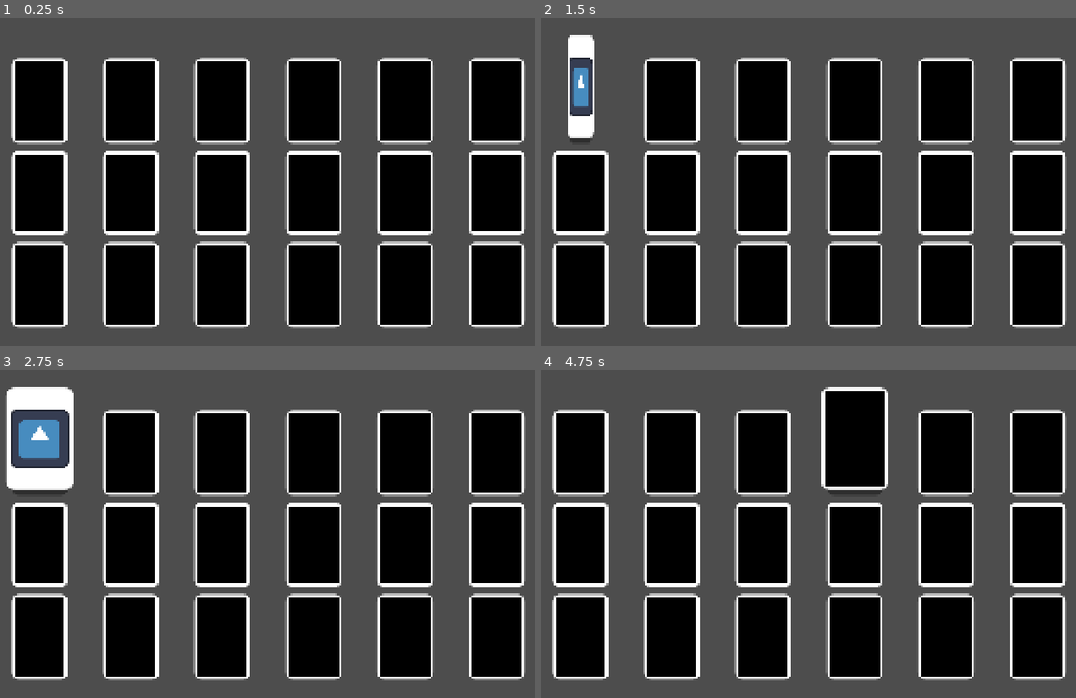
Above: before the commit, frames 1-4 (two rows, left to right).
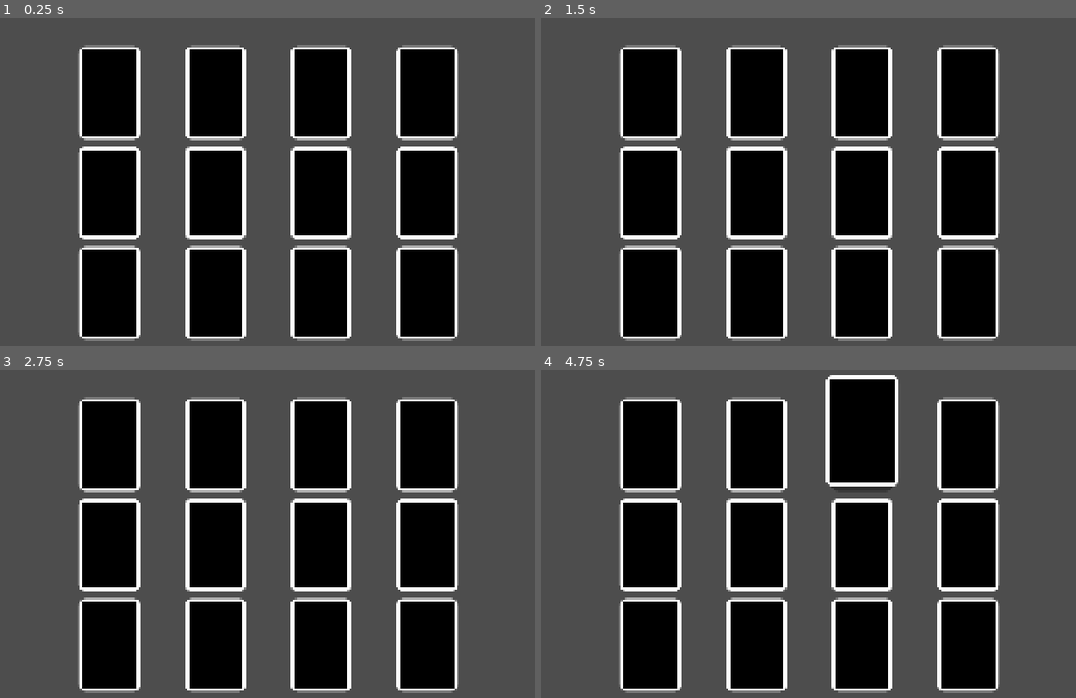
Above: after the commit, the same moments.

Repository: Raisinaut/summer-slow-jam-2026
Game: Godot game, scene res://gameplay/levels/level.tscn
The game is run twice, just before and just after one commit, with the same random seed, the same clock (stepped at 60 frames per second) and the same inputs. Before the commit the project starts from res://gameplay/card_grid/card_grid.tscn. The engine's default icon, where the game draws it, is replaced by a stand-in: a white triangle on a blue panel in a dark square.
Inputs (mouse positions are in pixels of both pictures, inside the frame that each line leads up to):
- Up to frame 1 (0.25 s): no input
- Up to frame 2 (1.5 s): click (578, 100) at 0.52 s; click (578, 100) at 1.27 s
- Up to frame 3 (2.75 s): click (37, 452) at 2.02 s
- Up to frame 4 (4.75 s): tap Enter at 2.75, 4.25 s; move the mouse to (958, 527) at 2.77 s; tap Space at 3.5 s; move the mouse to (674, 563) at 3.52 s; move the mouse to (878, 461) at 4.27 s

The runs differ from the first frame. In frame 1, 44% of the frame differs, in the area x 2-99%, y 8-99%; in frame 2, 43%; in frame 3, 45%, in the area x 0-99%, y 5-99%; in frame 4, 44%.

Commit message:
Card matching + Deck generation + Card data Generation is currently just values, but the concept is built around even distribution of elements throughout the deck.

Diff:
--- a/automatic_card_swap_idea/godot/gameplay/card/card.gd
+++ b/automatic_card_swap_idea/godot/gameplay/card/card.gd
@@ -1,17 +1,20 @@
 class_name Card
 extends Node2D
 
-var face_up : bool = false :
-	set(val):
-		face_up = val
-		front.visible = face_up
-		back.visible = not face_up
+signal started_flip()
+signal ended_flip()
 
+var face_up : bool = false : set = set_face_up
 var scale_tween : Tween = null
 var mouseover_tween : Tween = null
+var flash_tween : Tween = null
 var size : Vector2 : set = set_size
+var flip_duration : float = 0.4
+
+var data : CardData = null : set = set_data
 
 @onready var visuals: Control = %Visuals
+@onready var glow: Panel = %Glow
 @onready var panel: PanelContainer = %Panel
 @onready var shadow: Panel = %Shadow
 @onready var front: MarginContainer = %Front
@@ -19,25 +22,30 @@
 @onready var press_detection: Button = %PressDetection
 
 func _ready() -> void:
-	face_up = face_up
+	face_up = false
 	press_detection.pressed.connect(flip)
 	press_detection.mouse_entered.connect(_on_press_detection_mouse_entered)
 	press_detection.mouse_exited.connect(_on_press_detection_mouse_exited)
+	glow.modulate.a = 0.0
 
 func flip() -> void:
 	if animating_flip():
 		return
+	started_flip.emit()
 	scale_tween = create_tween().set_trans(Tween.TRANS_SINE)
 	scale_tween.set_ease(Tween.EASE_IN)
-	scale_tween.tween_property(visuals, "scale:x", 0, 0.2)
+	scale_tween.tween_property(visuals, "scale:x", 0, flip_duration / 2)
 	scale_tween.set_ease(Tween.EASE_OUT)
-	scale_tween.tween_property(visuals, "scale:x", 1, 0.2)
+	scale_tween.tween_property(visuals, "scale:x", 1, flip_duration / 2)
 	await scale_tween.step_finished
 	face_up = not face_up
+	await scale_tween.step_finished
+	ended_flip.emit()
 
 func animating_flip() -> bool:
 	return scale_tween and scale_tween.is_running()
 
+## Update card size and sync related node sizes.
 func set_size(val) -> void:
 	panel.size = val
 	panel.position = -val * 0.5
@@ -52,11 +60,45 @@
 func _on_press_detection_mouse_entered() -> void:
 	if mouseover_tween: mouseover_tween.kill()
 	mouseover_tween = create_tween().set_ease(Tween.EASE_OUT).set_trans(Tween.TRANS_SINE)
-	mouseover_tween.tween_property(panel, "offset_transform_position:y", -40, 0.1)
-	mouseover_tween.parallel().tween_property(panel, "offset_transform_scale", Vector2.ONE * 1.2, 0.1)
+	mouseover_tween.tween_property(panel, "offset_transform_position:y", -40, 0.15)
+	mouseover_tween.parallel().tween_property(panel, "offset_transform_scale", Vector2.ONE * 1.2, 0.15)
 
 func _on_press_detection_mouse_exited() -> void:
 	if mouseover_tween: mouseover_tween.kill()
 	mouseover_tween = create_tween().set_ease(Tween.EASE_OUT).set_trans(Tween.TRANS_SINE)
-	mouseover_tween.tween_property(panel, "offset_transform_position:y", 0, 0.1)
-	mouseover_tween.parallel().tween_property(panel, "offset_transform_scale", Vector2.ONE, 0.1)
+	mouseover_tween.tween_property(panel, "offset_transform_position:y", 0, 0.15)
+	mouseover_tween.parallel().tween_property(panel, "offset_transform_scale", Vector2.ONE, 0.15)
+
+func flash() -> Tween:
+	glow.modulate.a = 0.3
+	if flash_tween: flash_tween.kill()
+	flash_tween = create_tween().set_ease(Tween.EASE_OUT).set_trans(Tween.TRANS_SINE)
+	flash_tween.tween_property(glow, "modulate:a", 0.0, 0.8)
+	return flash_tween
+
+func set_interaction_disabled(disabled : bool) -> void:
+	if disabled:
+		press_detection.mouse_filter = Control.MOUSE_FILTER_IGNORE
+		#tween_brightness(0.6)
+	else:
+		#tween_brightness(1.0)
+		press_detection.mouse_filter = Control.MOUSE_FILTER_STOP
+
+func tween_brightness(amount : float) -> void:
+	var t = create_tween()
+	t.tween_property(self, "modulate", Color(amount, amount, amount), 0.2)
+
+
+# SETTERS ----------------------------------------------------------------------
+func set_face_up(state) -> void:
+	face_up = state
+	front.visible = face_up
+	back.visible = not face_up
+	# disable clicking when face up
+	press_detection.disabled = face_up
+
+func set_data(val : CardData) -> void:
+	if not is_node_ready():
+		await ready
+	data = val
+	%TestLabel.text = str(data.value)
--- a/automatic_card_swap_idea/godot/gameplay/card/card.tscn
+++ b/automatic_card_swap_idea/godot/gameplay/card/card.tscn
@@ -3,8 +3,13 @@
 [ext_resource type="Script" uid="uid://dcpka2yohlos6" path="res://gameplay/card/card.gd" id="1_8mlfh"]
 [ext_resource type="Texture2D" uid="uid://nhbem8oawukj" path="res://icon.svg" id="1_tked8"]
 [ext_resource type="StyleBox" uid="uid://ckalkq62vh5xt" path="res://theme/card/card_panel.tres" id="2_es77v"]
+[ext_resource type="StyleBox" uid="uid://cp4jmotui0dpc" path="res://theme/card/card_glow.tres" id="4_jmtjd"]
 
 [sub_resource type="StyleBoxEmpty" id="StyleBoxEmpty_bvnae"]
+
+[sub_resource type="LabelSettings" id="LabelSettings_bvnae"]
+font_size = 150
+font_color = Color(0, 0, 0, 1)
 
 [node name="Card" type="Node2D" unique_id=38919468]
 script = ExtResource("1_8mlfh")
@@ -61,14 +66,23 @@
 theme_override_constants/margin_bottom = 10
 
 [node name="FrontTexture" type="TextureRect" parent="Visuals/Panel/Front" unique_id=1437854727]
+visible = false
 layout_mode = 2
 mouse_filter = 2
 texture = ExtResource("1_tked8")
 expand_mode = 1
 stretch_mode = 5
 
+[node name="TestLabel" type="Label" parent="Visuals/Panel/Front" unique_id=1272985121]
+unique_name_in_owner = true
+layout_mode = 2
+text = "1"
+label_settings = SubResource("LabelSettings_bvnae")
+horizontal_alignment = 1
+
 [node name="Back" type="MarginContainer" parent="Visuals/Panel" unique_id=1880540779]
 unique_name_in_owner = true
+visible = false
 layout_mode = 2
 mouse_filter = 2
 theme_override_constants/margin_left = 10
@@ -84,6 +98,13 @@
 expand_mode = 1
 stretch_mode = 6
 
+[node name="Glow" type="Panel" parent="Visuals/Panel" unique_id=1472462518]
+unique_name_in_owner = true
+modulate = Color(1, 1, 1, 0)
+layout_mode = 2
+mouse_filter = 2
+theme_override_styles/panel = ExtResource("4_jmtjd")
+
 [node name="Shadow" type="Panel" parent="Visuals" unique_id=889229480]
 unique_name_in_owner = true
 modulate = Color(0, 0, 0, 0.40392157)
--- a/automatic_card_swap_idea/godot/gameplay/card_grid/card_grid.gd
+++ b/automatic_card_swap_idea/godot/gameplay/card_grid/card_grid.gd
@@ -1,14 +1,51 @@
+@tool
+class_name CardGrid
 extends ReferenceRect
 
-@export var columns : int = 4
-@export var rows : int = 3
+@export_range(0, 1, 1, "or_greater") var columns : int = 4 :
+	set(val): columns = val; check_grid_validity()
+@export_range(0, 1, 1, "or_greater") var rows : int = 3 :
+	set(val): rows = val; check_grid_validity()
 @export var card_scene : PackedScene
 @export var spacing : int = 20
+@export var variant_count : int = 4 # must be less than half of the grid size
 
+var data_variants : Array[CardData] = []
+var deck : Array[CardData] = []
 var card_coords : Dictionary[Vector2, Card] = {}
+var first_card : Card = null
+var second_card : Card = null
 
 func _ready() -> void:
+	if Engine.is_editor_hint():
+		return
+	generate_data_variants()
+	generate_deck()
 	populate()
+
+## SETUP -----------------------------------------------------------------------
+func generate_data_variants() -> void:
+	for i in variant_count:
+		var data = CardData.new()
+		data.value = i
+		data_variants.append(data)
+
+func generate_deck() -> void:
+	check_grid_validity()
+	var pair_count : int = round(grid_item_max() / 2.0)
+	var data_variants_copy = data_variants.duplicate(true)
+	for i in pair_count:
+		if data_variants_copy.is_empty():
+			data_variants_copy = data_variants.duplicate(true)
+			print("refresh variants copy")
+		data_variants_copy.shuffle()
+		print("select variant")
+		var data = data_variants_copy.pop_back()
+		print(data.value)
+		# create a pair
+		deck.append(data)
+		deck.append(data)
+
 
 func populate() -> void:
 	var card_spacing = Vector2.ONE * spacing
@@ -17,25 +54,27 @@
 	var card_center_offset = card_area * 0.5
 	for x in columns:
 		for y in rows:
-			var c = create_card("put data here")
+			var c = create_card(draw_shuffled_card_data())
 			var coords = Vector2(x, y)
 			card_coords[coords] = c
 			c.position = card_area * coords + card_center_offset
 			c.ready.connect(maximize_card_size.bind(c, max_card_size))
+			c.started_flip.connect(_on_card_started_flip.bind(c))
 
-func create_card(_data) -> Card:
+## Returns CardData from a shuffled deck and removes it from the pool
+## If drawing is attempted on a depleted deck, the deck is refreshed
+func draw_shuffled_card_data() -> CardData:
+	deck.shuffle()
+	return deck.pop_back()
+
+func create_card(data : CardData) -> Card:
 	var card = card_scene.instantiate()
 	call_deferred("add_child", card)
+	card.data = data
 	return card
 
 func maximize_card_size(card : Card, max_size : Vector2) -> void:
 	card.set_size(fit_vector_proportinally(card.get_size(), max_size))
-
-func get_largest_vector_dimension(vec : Vector2) -> float:
-	if vec.x > vec.y:
-		return vec.x
-	else:
-		return vec.y
 
 func fit_vector_proportinally(original: Vector2, target: Vector2) -> Vector2:
 	var change_percent : float = 0
@@ -46,3 +85,63 @@
 	else:
 		change_percent = y_change_percent
 	return original * change_percent
+
+
+
+# MATCH HANDLING ---------------------------------------------------------------
+func attempt_match(card1 : Card, card2 : Card) -> void:
+	for i in get_children():
+		i.set_interaction_disabled(true)
+
+	if card1.data.value == card2.data.value:
+		await get_tree().create_timer(0.5).timeout
+		correct_match()
+		#await get_tree().create_timer(1.0).timeout
+	else:
+		await get_tree().create_timer(0.8).timeout
+		incorrect_match()
+
+	for i in get_children():
+		i.set_interaction_disabled(false)
+
+func correct_match() -> void:
+	# animate
+	first_card.flash().finished.connect(first_card.queue_free)
+	second_card.flash().finished.connect(second_card.queue_free)
+	## delete
+	#first_card.queue_free()
+	#second_card.queue_free()
+	# reset
+	first_card = null
+	second_card = null
+
+func incorrect_match() -> void:
+	# reset cards
+	var _first_card = first_card
+	var _second_card = second_card
+	first_card = null
+	second_card = null
+	# animate
+	#first_card.shake()
+	#await second_card.shake().finished
+	await _first_card.flip()
+	await _second_card.flip()
+
+func _on_card_started_flip(card: Card) -> void:
+	# only consider cards that are flipping toward face up,
+	# not cards that are starting to flip while already facing up
+	if card.face_up: return
+	if !first_card:
+		first_card = card
+	elif !second_card:
+		second_card = card
+		attempt_match(first_card, second_card)
+
+
+# CHECKS -----------------------------------------------------------------------
+func check_grid_validity() -> void:
+	if grid_item_max() % 2 != 0:
+		push_warning("Grid should have an even number of items.")
+
+func grid_item_max() -> int:
+	return columns * rows
--- a/automatic_card_swap_idea/godot/gameplay/card_grid/card_grid.tscn
+++ b/automatic_card_swap_idea/godot/gameplay/card_grid/card_grid.tscn
@@ -7,14 +7,12 @@
 anchors_preset = 15
 anchor_right = 1.0
 anchor_bottom = 1.0
-offset_left = 183.0
-offset_top = 148.0
-offset_right = -183.0
-offset_bottom = -148.0
+offset_right = -1920.0
+offset_bottom = -1080.0
 grow_horizontal = 2
 grow_vertical = 2
 border_color = Color(0.5494804, 0.5610475, 1.92523e-07, 1)
 border_width = 8.0
 script = ExtResource("1_p3vks")
-columns = 6
 card_scene = ExtResource("2_h4w2n")
+variant_count = null
--- /dev/null
+++ b/automatic_card_swap_idea/godot/gameplay/levels/level.tscn
@@ -0,0 +1,11 @@
+[gd_scene format=3 uid="uid://nkx3pxwjthab"]
+
+[ext_resource type="PackedScene" uid="uid://bevgixiukmncn" path="res://gameplay/card_grid/card_grid.tscn" id="1_awt3i"]
+
+[node name="level" type="Node2D" unique_id=981335232]
+
+[node name="CardGrid" parent="." unique_id=1332015568 instance=ExtResource("1_awt3i")]
+offset_left = 360.0
+offset_top = 114.0
+offset_right = 1560.0
+offset_bottom = 966.0
--- a/automatic_card_swap_idea/godot/project.godot
+++ b/automatic_card_swap_idea/godot/project.godot
@@ -11,7 +11,7 @@
 [application]
 
 config/name="concentrationlike"
-run/main_scene="uid://bevgixiukmncn"
+run/main_scene="uid://nkx3pxwjthab"
 config/features=PackedStringArray("4.7", "GL Compatibility")
 config/icon="res://icon.svg"
 
--- /dev/null
+++ b/automatic_card_swap_idea/godot/resources/_classes/card_data.gd
@@ -0,0 +1,4 @@
+class_name CardData
+extends Resource
+
+@export var value : int = 0
--- /dev/null
+++ b/automatic_card_swap_idea/godot/theme/card/card_glow.tres
@@ -0,0 +1,18 @@
+[gd_resource type="StyleBoxFlat" format=3 uid="uid://cp4jmotui0dpc"]
+
+[resource]
+bg_color = Color(1, 1, 1, 1)
+border_width_left = 100
+border_width_top = 100
+border_width_right = 100
+border_width_bottom = 100
+border_color = Color(0.8, 0.8, 0.8, 0)
+border_blend = true
+corner_radius_top_left = 150
+corner_radius_top_right = 150
+corner_radius_bottom_right = 150
+corner_radius_bottom_left = 150
+expand_margin_left = 100.0
+expand_margin_top = 100.0
+expand_margin_right = 100.0
+expand_margin_bottom = 100.0
Not shown, added: automatic_card_swap_idea/godot/resources/_classes/card_data.gd.uid
